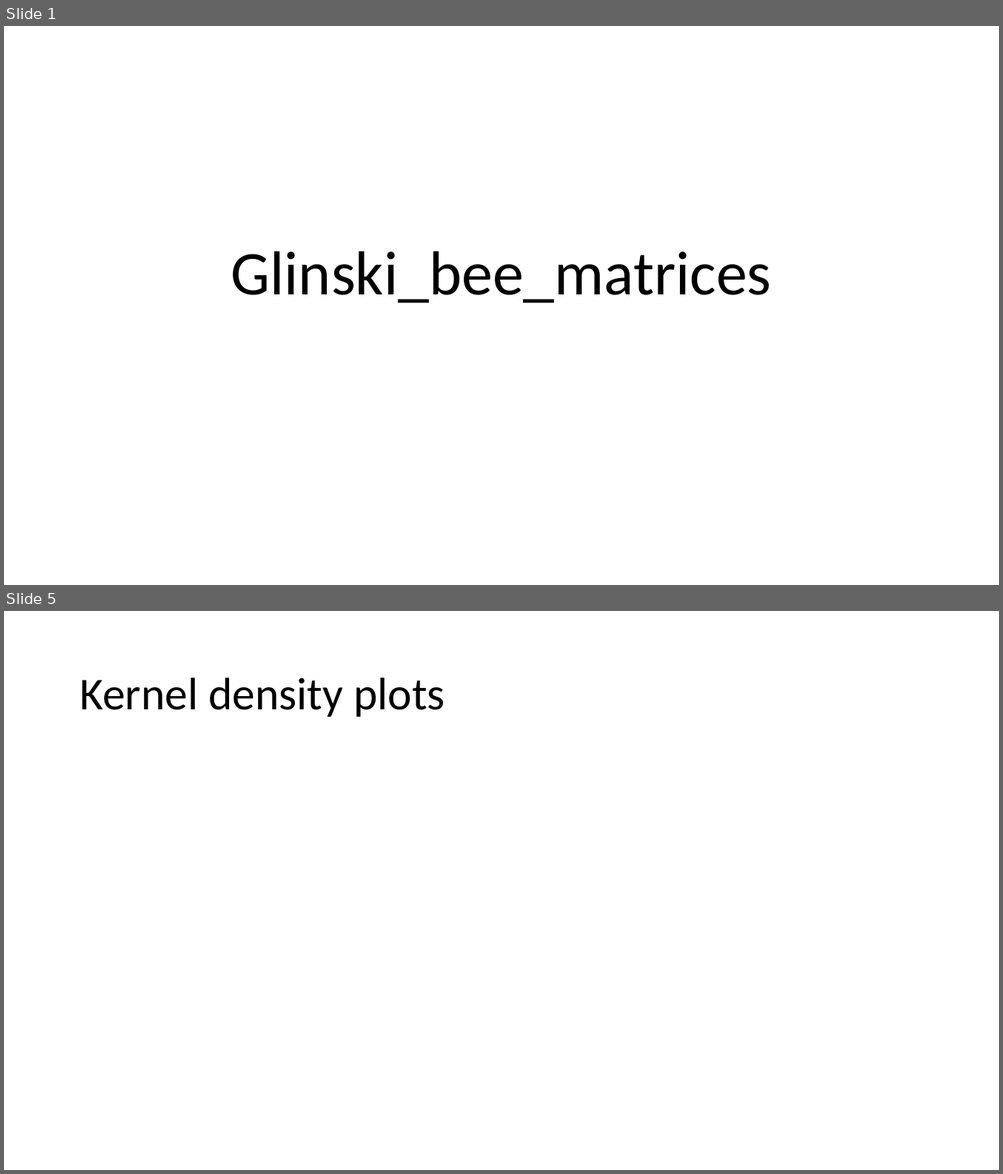
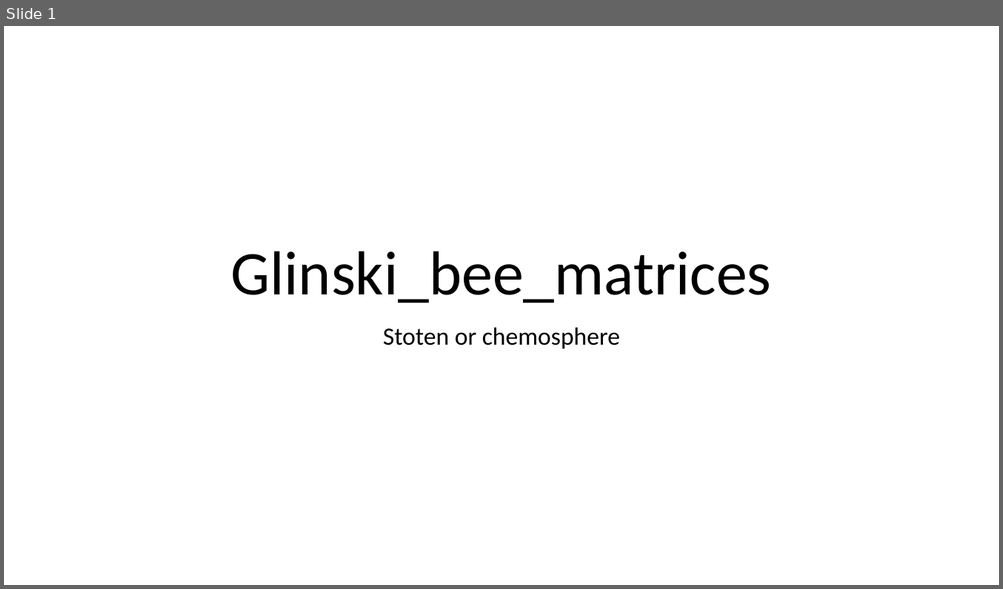
Before and after one commit to bee-modeling/glinski_bee_matrices, a slide deck: pptx/glinski_bee_matrices.pptx. Shown one above the other, each under a label of ours: slides 1 and 5 before the commit, slide 1 after it; the slides between them are not shown. The pictures are 1003x1174 and 1003x589 pixels, drawn with LibreOffice and Linux fonts; fonts in the diff are those of the drawing. Boxes give left, top, right and bottom in pixels: in the first picture for what was removed or moved away, otherwise in the second. Text is boxed around its words. In the diff, an @@ line names an element or a change of style, - is before the commit and + after.

```diff
--- a/pptx/glinski_bee_matrices.pptx
+++ b/pptx/glinski_bee_matrices.pptx
@@ slide 5 removed at (4,611,999,1170), background #FFFFFF @@
@@ title removed at (79,678,445,717) @@
-Kernel density plots
@@ slide 1 changed as well @@
@@ subtitle added at (383,327,620,349), 24 pt, text #000000 @@
+Stoten or chemosphere
```
Also in this commit, not shown: 2 other slides changed, 4 slides added, 2 other slides removed, 4 other files.
